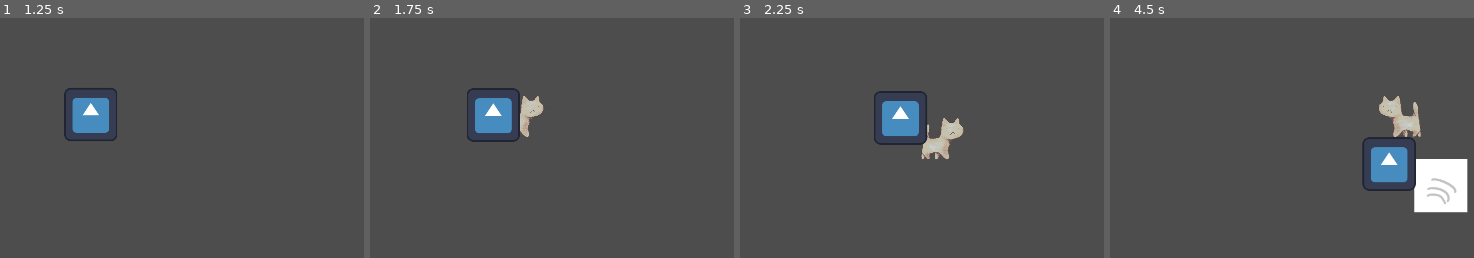
Above: before the commit, frames 1-4 (left to right).
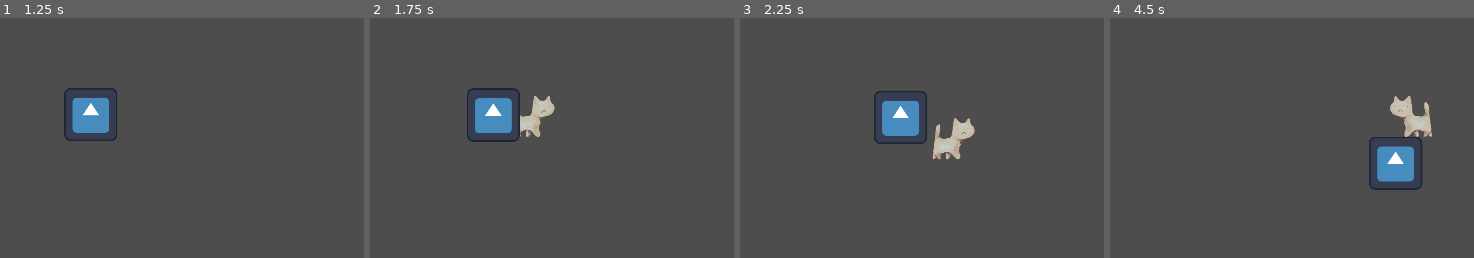
Above: after the commit, the same moments.

Repository: RobertKadak/GameCamp-2024
Game: Godot game, scene res://Menu folder/menu.tscn
The game is run twice, just before and just after one commit, with the same random seed, the same clock (stepped at 60 frames per second) and the same inputs. The engine's default icon, where the game draws it, is replaced by a stand-in: a white triangle on a blue panel in a dark square.
Inputs (mouse positions are in pixels of both pictures, inside the frame that each line leads up to):
- Up to frame 1 (1.25 s): click "Play" at 0.5 s
- Up to frame 2 (1.75 s): move the mouse to (639, 92) at 1.27 s; hold D (move_right) from 1.28 s (still down); click (639, 92) at 1.35 s; right-click (639, 92) at 1.55 s
- Up to frame 3 (2.25 s): move the mouse to (outside the picture) at 2.02 s; release D (move_right) at 2.03 s; hold S (move_down) from 2.03 s (still down); right-click (outside the picture) at 2.1 s
- Up to frame 4 (4.5 s): click (outside the picture) at 2.3 s; move the mouse to (outside the picture) at 2.77 s; release S (move_down) at 2.78 s; hold D (move_right) 2.78-3.53 s; click (outside the picture) at 2.85 s; right-click (outside the picture) at 3.05 s; move the mouse to (1160, 205) at 3.52 s; hold W (move_up) 3.53-4.28 s; right-click (1160, 205) at 3.6 s; click (1160, 205) at 3.8 s; move the mouse to (1441, 183) at 4.27 s; hold A (move_left) from 4.28 s (still down); click (1441, 183) at 4.35 s

Frame 1 is identical in both runs. In frame 2, 0.9% of the frame differs, in the area x 41-51%, y 32-50%; in frame 3, 1.4%; in frame 4, 5.9%, in the area x 69-99%, y 32-82%.

Commit message:
Animation fixes + timeout

Diff:
--- a/characters/player/player.gd
+++ b/characters/player/player.gd
@@ -8,10 +8,15 @@
 @export var charging_ranged_timer = 0
 @export var charging_ranged_timer_required = 5
 
+@export var melee_timeout = .7
+@export var melee_timeout_counter = 100
+
 @onready var _animated_sprite = $WalkingAnimatedSprite2D
 @onready var _melee = $Melee
 @onready var ranged_projectile = preload("res://characters/player/ranged/projectile.tscn")
 @onready var world = get_parent()
+
+var i_hate_godot = 0
 
 
 # Called when the node enters the scene tree for the first time.
@@ -24,6 +29,8 @@
 func _process(delta: float) -> void:
 	var velocity = Input.get_vector("move_left", "move_right", "move_up", "move_down")
 
+	melee_timeout_counter += delta
+
 	if not charging_ranged_attack:
 		melee_animations(velocity)
 		movement_animations(velocity)
@@ -33,7 +40,7 @@
 		discharge_ranged(delta)
 
 func charge_ranged():
-	if Input.is_action_just_pressed("attack_ranged"):
+	if Input.is_action_just_pressed("attack_ranged") and melee_timeout_counter > melee_timeout:
 		charging_ranged_attack = true
 		charging_ranged_timer = 0
 		_animated_sprite.play("ranged")
@@ -57,14 +64,19 @@
 func melee_animations(velocity: Vector2) -> void:
 	var position_to_mouse = get_global_mouse_position() - global_position
 
-	var melee_attack_position = position_to_mouse.normalized() * melee_attack_range
-	_melee.position = melee_attack_position
+	var melee_attack_vector = position_to_mouse.normalized() * melee_attack_range
+	_melee.global_position = global_position + melee_attack_vector
+	print(global_position + melee_attack_vector)
 
-	if Input.is_action_just_pressed("attack_melee"):
+	if Input.is_action_just_pressed("attack_melee") and melee_timeout_counter > melee_timeout:
+		melee_timeout_counter = 0
+
 		for body in _melee.get_overlapping_bodies():
 			if body.is_in_group("Enemy"):
 				body.receive_damage(1)
 
+		i_hate_godot = 0
+		_animated_sprite.play("melee")
 		_melee.get_node("MeleeAnimatedSprite2D").show()
 		_melee.get_node("MeleeAnimatedSprite2D").play("melee")
 	else:
@@ -72,14 +84,22 @@
 			_melee.get_node("MeleeAnimatedSprite2D").stop()
 			_melee.get_node("MeleeAnimatedSprite2D").hide()
 
+		if i_hate_godot == 1 and _animated_sprite.frame == 0:
+			_animated_sprite.play("walk")
+
+
+		if _animated_sprite.animation == "melee":
+			i_hate_godot = _animated_sprite.frame
+
 func movement_animations(velocity: Vector2) -> void:
 	if velocity.x != 0:
 		_animated_sprite.flip_h = velocity.x > 0
 
-	if velocity.is_zero_approx():
-		_animated_sprite.stop()
-	else:
-		_animated_sprite.play("walk")
+	if _animated_sprite.animation != "melee":
+		if velocity.is_zero_approx():
+			_animated_sprite.stop()
+		else:
+			_animated_sprite.play("walk")
 
 func movement(velocity: Vector2, delta: float) -> void:
 	move_and_collide(velocity * speed * delta)
--- a/characters/player/player.tscn
+++ b/characters/player/player.tscn
@@ -21,7 +21,7 @@
 }],
 "loop": true,
 "name": &"melee",
-"speed": 10.0
+"speed": 6.0
 }, {
 "frames": [{
 "duration": 1.0,
@@ -78,7 +78,8 @@
 position = Vector2(8.58307e-06, 0.499993)
 scale = Vector2(0.129253, 0.133307)
 sprite_frames = SubResource("SpriteFrames_wbfjh")
-animation = &"walk"
+animation = &"melee"
+frame_progress = 0.676393
 
 [node name="CollisionShape2D" type="CollisionShape2D" parent="."]
 shape = SubResource("RectangleShape2D_f42hs")
